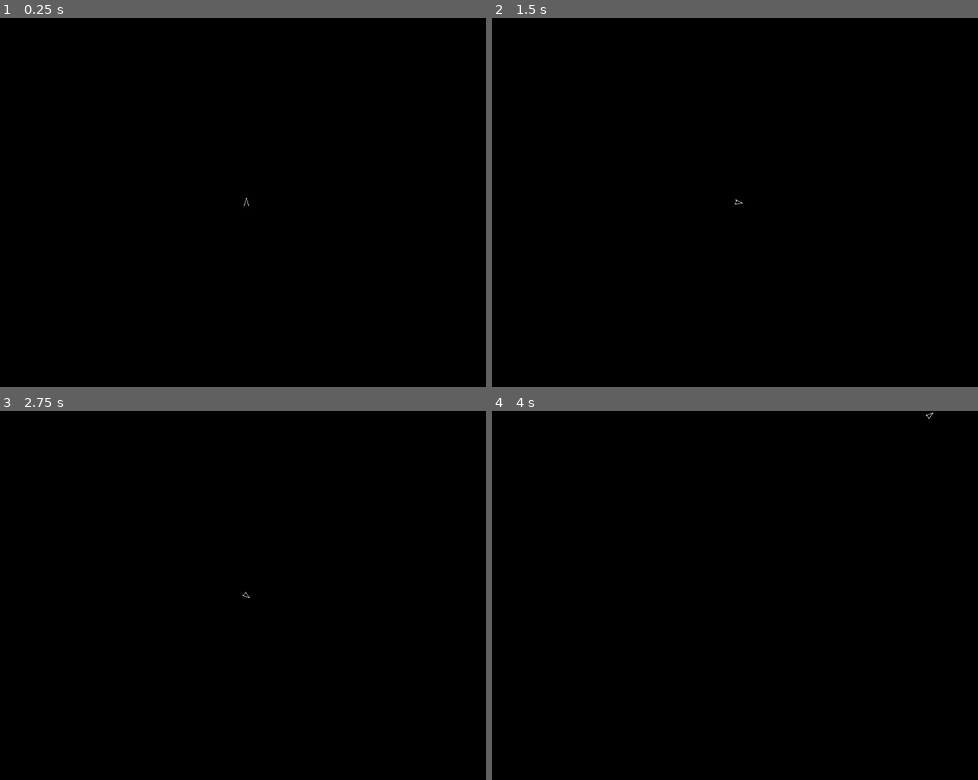
Above: before the commit, frames 1-4 (two rows, left to right).
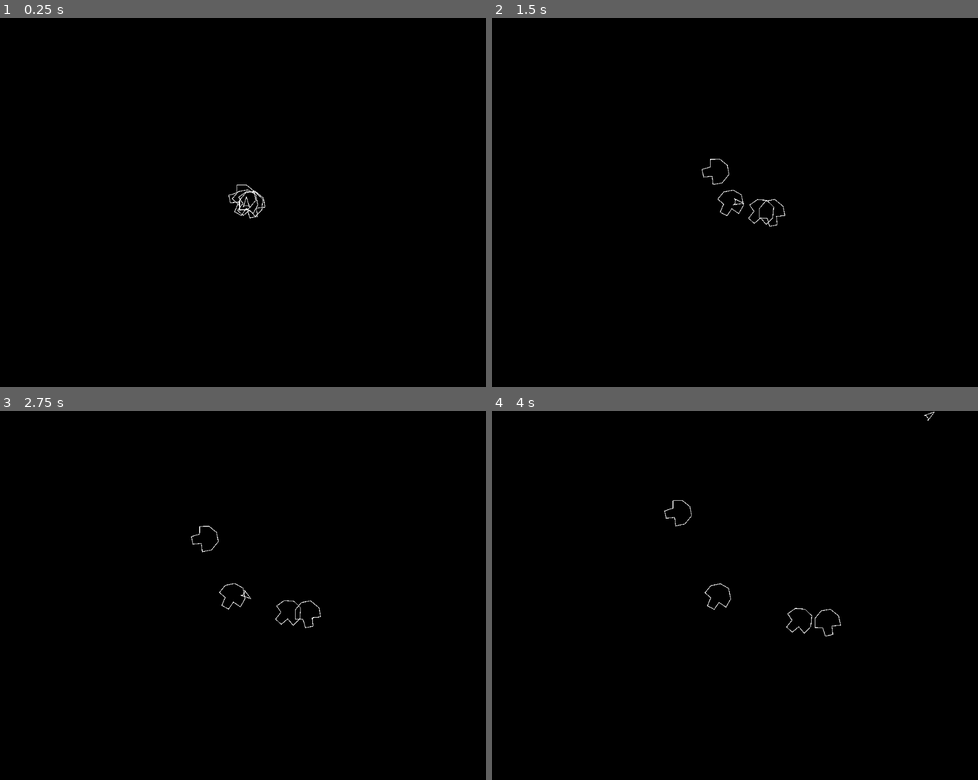
Above: after the commit, the same moments.

Repository: colebeebe/arcade
Game: Godot game, scene res://Asteroids/asteroids.tscn
Same seed, same stepped clock (60 frames per second), same inputs: the game is played once before the commit and once after it. The project has no main scene, so this scene is started directly.
Inputs:
- Up to frame 1 (0.25 s): no input
- Up to frame 2 (1.5 s): hold Right (right) 0.53-1.28 s; hold Left (left) from 1.28 s (still down)
- Up to frame 3 (2.75 s): release Left (left) at 2.03 s; hold Right (right) from 2.03 s (still down)
- Up to frame 4 (4 s): release Right (right) at 2.78 s; hold Up (up) 2.78-3.53 s; hold Left (left) from 3.53 s (still down)

The runs differ from the first frame. In frame 1, 0.2% of the frame differs, in the area x 47-55%, y 45-55%; in frame 2, 0.2%; in frame 3, 0.2%, in the area x 39-67%, y 31-59%; in frame 4, 0.2%.

Commit message:
Added asteroid graphic and fixed scaling

Diff:
--- /dev/null
+++ b/Asteroids/asteroids.gd
@@ -0,0 +1,9 @@
+extends Node2D
+
+func _ready() -> void:
+	var rock_scene = preload("res://Asteroids/large_rock.tscn")
+	for i in 4:
+		var rock = rock_scene.instantiate()
+		rock.scale = Vector2(2.5, 2.5)
+		rock.set_line_weight(0.5)
+		add_child(rock)
--- a/Asteroids/asteroids.tscn
+++ b/Asteroids/asteroids.tscn
@@ -1,10 +1,12 @@
-[gd_scene load_steps=2 format=3 uid="uid://cp3c7eu3kbk10"]
+[gd_scene load_steps=3 format=3 uid="uid://cp3c7eu3kbk10"]
 
+[ext_resource type="Script" uid="uid://deg07l27tha4g" path="res://Asteroids/asteroids.gd" id="1_53bie"]
 [ext_resource type="PackedScene" uid="uid://n5wqwino3b42" path="res://Asteroids/player.tscn" id="1_nsn2w"]
 
 [node name="Asteroids" type="Node2D"]
+script = ExtResource("1_53bie")
 
 [node name="Camera2D" type="Camera2D" parent="."]
 
 [node name="Player" parent="." instance=ExtResource("1_nsn2w")]
-scale = Vector2(1.25, 1.25)
+scale = Vector2(1.65, 1.65)
--- /dev/null
+++ b/Asteroids/large_rock.tscn
@@ -0,0 +1,11 @@
+[gd_scene load_steps=2 format=3 uid="uid://c1f4v5q8ubhut"]
+
+[ext_resource type="Script" uid="uid://bcqg1xohhfkr6" path="res://Asteroids/rock.gd" id="1_kdawj"]
+
+[node name="LargeRock" type="Node2D"]
+script = ExtResource("1_kdawj")
+
+[node name="Graphic" type="Line2D" parent="."]
+points = PackedVector2Array(-4, 10, 4, 10, 10, 5, 6, 0, 10, -6, 5, -10, 0, -5, -5, -10, -10, -4, -10, 5)
+closed = true
+width = 0.75
--- a/Asteroids/player.tscn
+++ b/Asteroids/player.tscn
@@ -44,7 +44,7 @@
 script = ExtResource("1_sn77a")
 
 [node name="Ship" type="Line2D" parent="."]
-points = PackedVector2Array(0, -7, -4, 6, -3.4, 4, 3.4, 4, 4, 6)
+points = PackedVector2Array(0, -7, -4, 6, -2.5, 4, 2.5, 4, 4, 6)
 closed = true
 width = 0.75
 
--- /dev/null
+++ b/Asteroids/rock.gd
@@ -0,0 +1,34 @@
+extends Node2D
+
+var velocity := Vector2.ZERO
+@onready var width := get_viewport_rect().size.x
+@onready var height := get_viewport_rect().size.y
+
+func _ready() -> void:
+	var x = (randf() - 0.5) * 100
+	var y = (randf() - 0.5) * 100
+	velocity = Vector2(x, y)
+	rotate(randf() * 6.28)
+
+
+func _physics_process(delta: float) -> void:
+	update_position(delta)
+
+
+func update_position(delta: float) -> void:
+	position += velocity * delta
+	# x-axis wrapping
+	if position.x > width / 2:
+		position.x = (-width / 2) + 1
+	if position.x < -width / 2:
+		position.x = (width / 2) - 1
+	# y-axis wrapping
+	if position.y > height / 2:
+		position.y = (-height / 2) + 1
+	if position.y < -height / 2:
+		position.y = (height / 2) - 1
+
+
+
+func set_line_weight(weight: float) -> void:
+	$Graphic.width = weight
Not shown, added: Asteroids/asteroids.gd.uid
Not shown, added: Asteroids/rock.gd.uid
